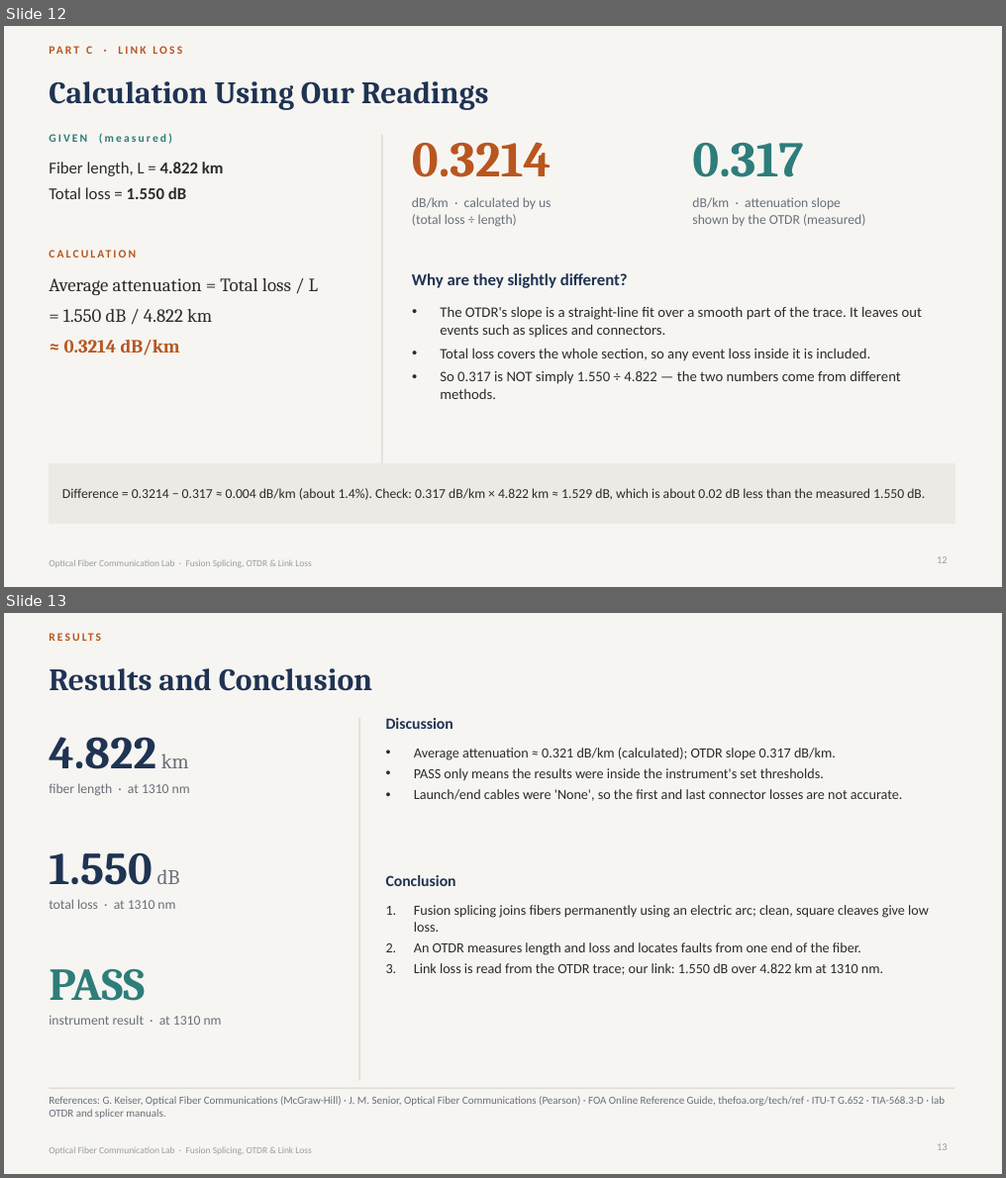
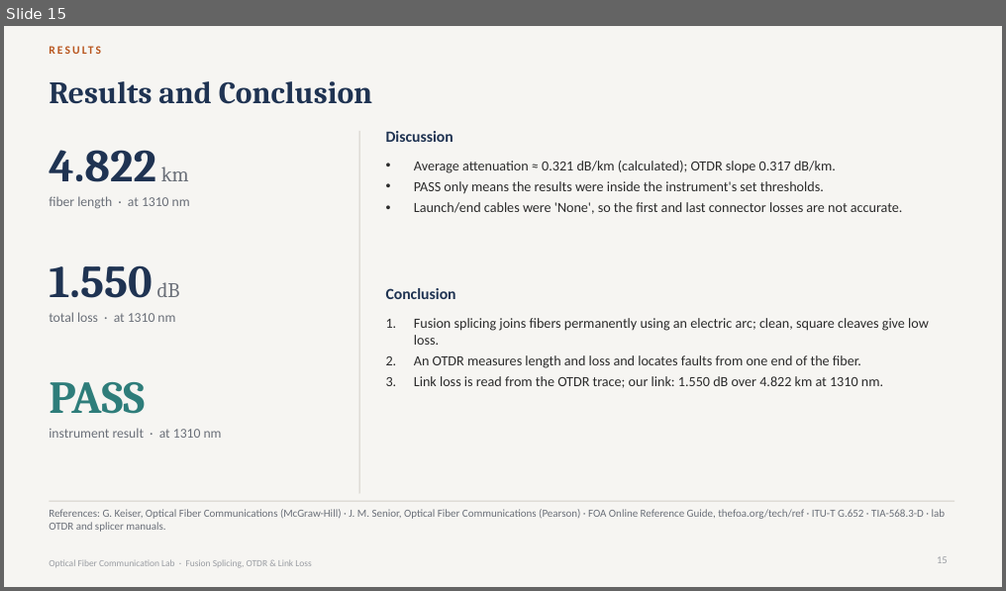
Before and after one commit to sriyansv/gemsontop, a slide deck: Fiber_Optic_Lab_Output/Fiber_Optic_Splicing_OTDR_Link_Loss.pptx. Shown one above the other, each under a label of ours: slides 12 and 13 before the commit, slide 15 after it. The pictures are 1006x1178 and 1006x591 pixels, drawn with LibreOffice and Linux fonts; fonts in the diff are those of the drawing. Boxes give left, top, right and bottom in pixels: in the first picture for what was removed or moved away, otherwise in the second. Text is boxed around its words. In the diff, an @@ line names an element or a change of style, - is before the commit and + after.

```diff
--- a/Fiber_Optic_Lab_Output/Fiber_Optic_Splicing_OTDR_Link_Loss.pptx
+++ b/Fiber_Optic_Lab_Output/Fiber_Optic_Splicing_OTDR_Link_Loss.pptx
@@ slide 12 removed at bbox=[4, 26, 1002, 587], background #F6F5F2; not listed: 1 template element that a slide beside it also shows @@
@@ text removed at bbox=[86, 46, 182, 54] @@
-PART C · LINK LOSS
@@ title removed at bbox=[49, 81, 489, 110] @@
-Calculation Using Our Readings
@@ text removed at bbox=[49, 133, 172, 144] @@
-GIVEN (measured)
@@ line removed from (382, 135) to (382, 524) @@
@@ text removed at bbox=[412, 142, 551, 177] @@
-0.3214
@@ text removed at bbox=[692, 143, 803, 177] @@
-0.317
@@ text removed at bbox=[49, 162, 224, 199] @@
-Fiber length, L = 4.822 km
-Total loss = 1.550 dB
@@ text removed at bbox=[412, 197, 550, 227] @@
-dB/km · calculated by us
-(total loss ÷ length)
@@ text removed at bbox=[692, 197, 865, 226] @@
-dB/km · attenuation slope
-shown by the OTDR (measured)
@@ text removed at bbox=[49, 247, 311, 270] @@
-CALCULATION
@@ text removed at bbox=[49, 278, 318, 356] @@
-Average attenuation = Total loss / L
-= 1.550 dB / 4.822 km
-≈ 0.3214 dB/km
@@ text removed at bbox=[412, 274, 628, 288] @@
-Why are they slightly different?
@@ text removed at bbox=[440, 306, 922, 399] @@
-• The OTDR's slope is a straight-line fit over a smooth part of the trace. It leaves out events such as splices and connectors.
-• Total loss covers the whole section, so any event loss inside it is included.
-• So 0.317 is NOT simply 1.550 ÷ 4.822 — the two numbers come from different methods.
@@ rectangle removed at bbox=[49, 464, 954, 524] @@
@@ text removed at bbox=[62, 488, 925, 500] @@
-Difference = 0.3214 − 0.317 ≈ 0.004 dB/km (about 1.4%). Check: 0.317 dB/km × 4.822 km ≈ 1.529 dB, which is about 0.02 dB less than the measured 1.550 dB.
@@ page number removed at bbox=[937, 557, 947, 564] @@
-12
@@ what was slide 13 is now slide 15 @@
```
Also in this commit, not shown: 2 slides changed, 4 slides added, 1 other slide removed, 12 other files.
